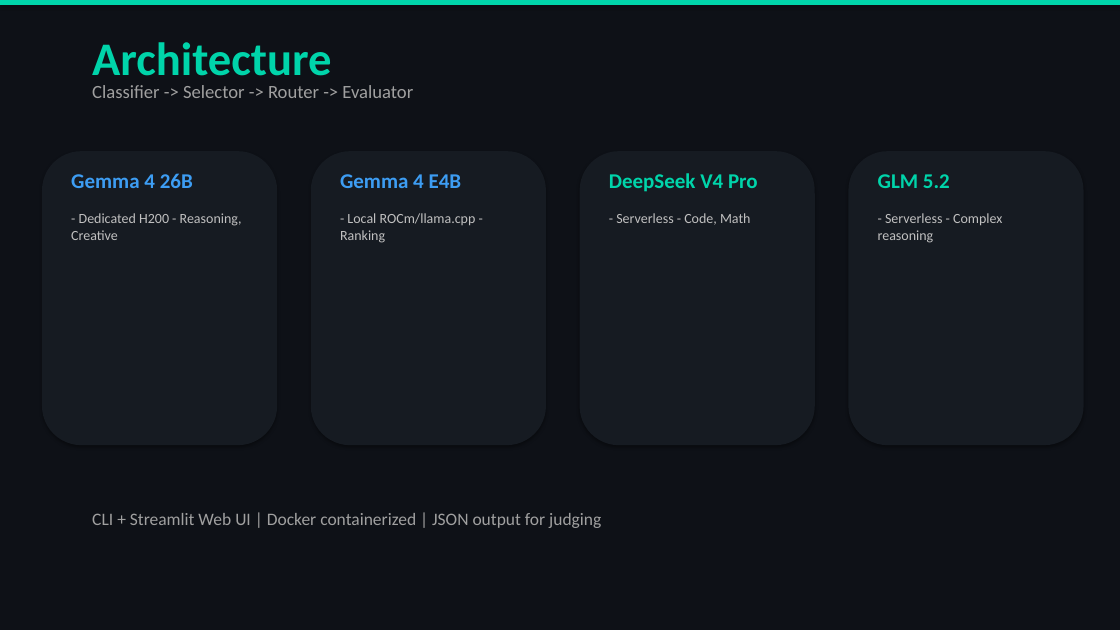
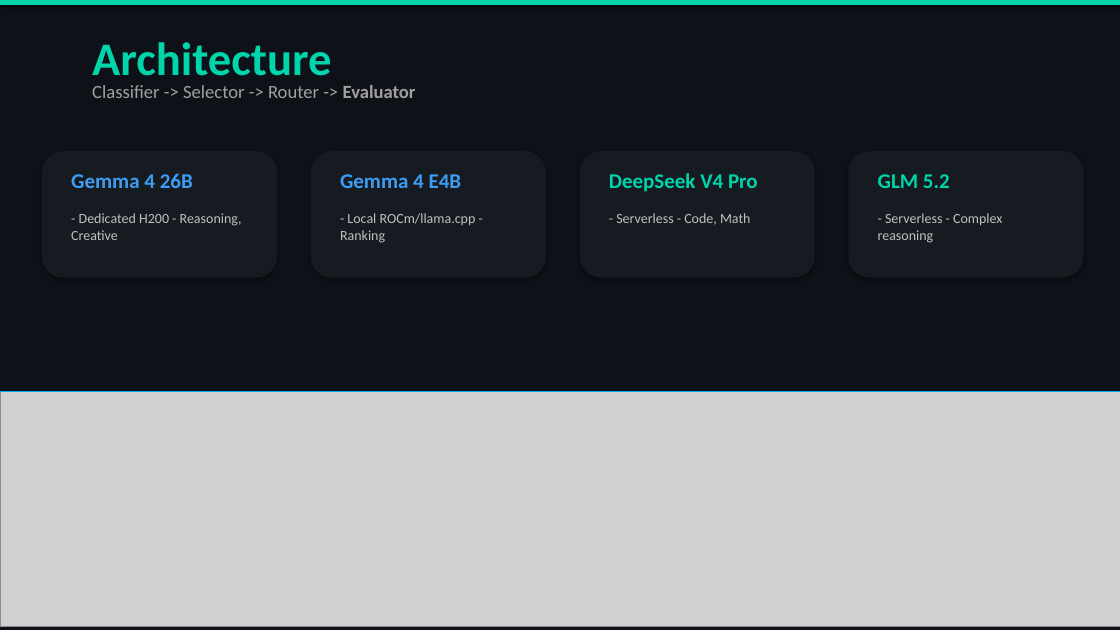
Before and after one commit to PostboxRetinal/amd-hackathon-act2, a slide deck: slide 3 of Wayfinder_Presentation.pptx. Drawn at 1120x630 pixels with LibreOffice and Linux fonts; fonts in the diff are those of the drawing; grey boxes stand for pictures. Boxes give left, top, right and bottom in pixels: in the first picture for what was removed or moved away, otherwise in the second. Text is boxed around its words. In the diff, an @@ line names an element or a change of style, - is before the commit and + after.

```diff
--- a/Wayfinder_Presentation.pptx
+++ b/Wayfinder_Presentation.pptx
@@ text "Classifier -> Selector -> Router ..." at <box>92,85,416,98</box>: bold on in "Evaluator" @@
@@ rounded rectangle: place and size @@
-rounded rectangle at <box>42,151,277,445</box>
+rounded rectangle at <box>42,151,277,278</box>
@@ rounded rectangle: place and size @@
-rounded rectangle at <box>311,151,546,445</box>
+rounded rectangle at <box>311,151,546,278</box>
@@ rounded rectangle: place and size @@
-rounded rectangle at <box>580,151,815,445</box>
+rounded rectangle at <box>580,151,815,278</box>
@@ proportions changed in 4 elements at <box>42,151,277,278</box>, <box>311,151,546,278</box>, <box>580,151,815,278</box>, <box>849,151,1084,278</box> @@
@@ rounded rectangle: place and size @@
-rounded rectangle at <box>849,151,1084,445</box>
+rounded rectangle at <box>849,151,1084,278</box>
@@ picture added at <box>0,392,1120,627</box> @@
@@ line added from (0, 392) to (1120, 392), #00B0F0 0.75 pt @@
@@ text removed at <box>92,513,601,528</box> @@
-CLI + Streamlit Web UI | Docker containerized | JSON output for judging
```
Also in this commit, not shown: 5 other slides changed.
